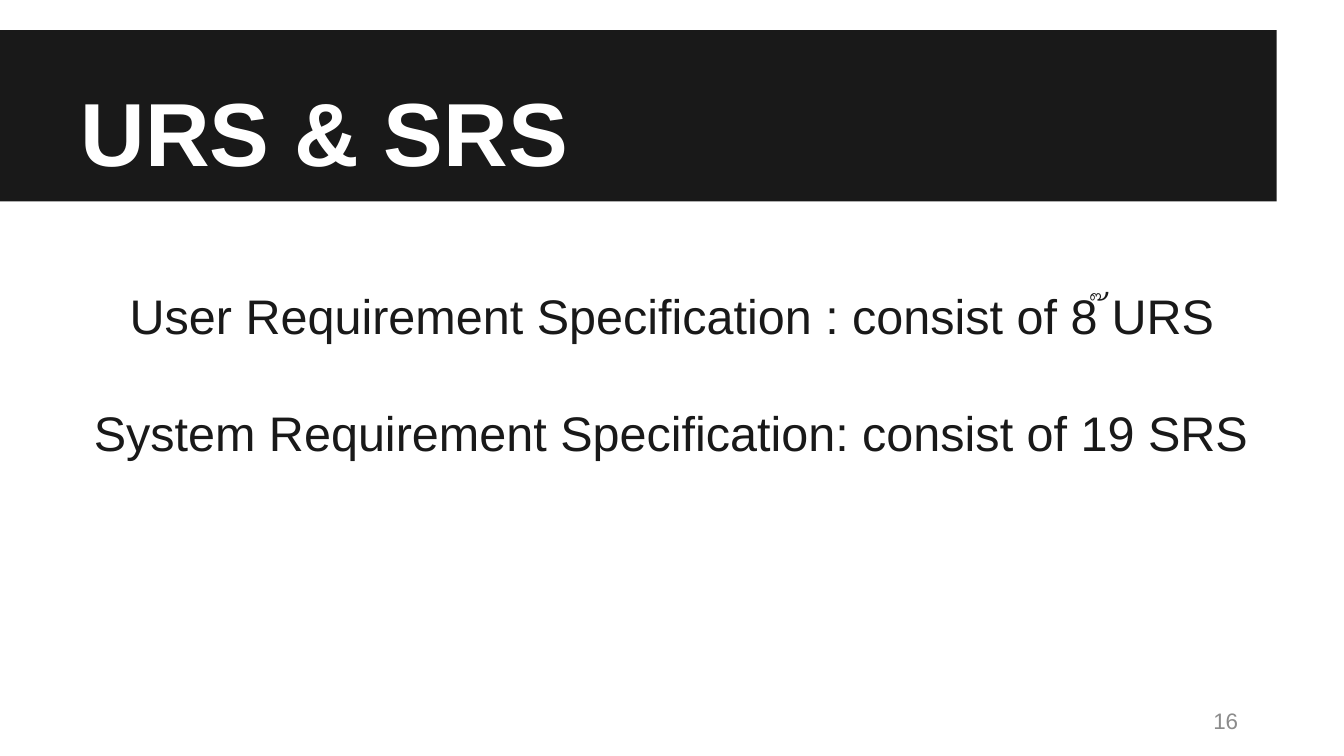
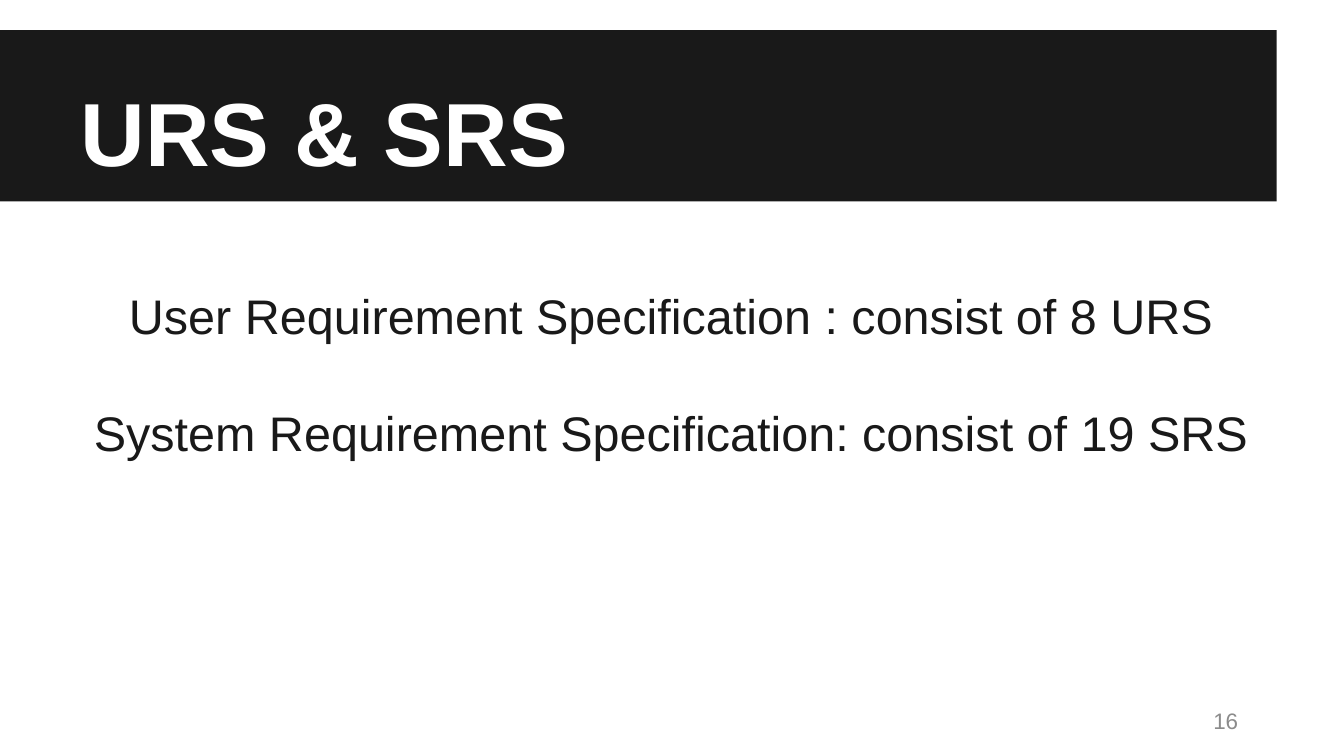
Before and after one commit to Putchakarn/Senior-Project, a slide deck: slide 17 of Presentation/EIOM-Progress1Presentation-V.1.0.pptx. Drawn at 1344x756 pixels with LibreOffice and Linux fonts; fonts in the diff are those of the drawing. Boxes give left, top, right and bottom in pixels: in the first picture for what was removed or moved away, otherwise in the second. Text is boxed around its words. In the diff, an @@ line names an element or a change of style, - is before the commit and + after.

Commit message:
Presentation Progress1 Last V.

```diff
--- a/Presentation/EIOM-Progress1Presentation-V.1.0.pptx
+++ b/Presentation/EIOM-Progress1Presentation-V.1.0.pptx
@@ text at [129, 299, 1212, 344]: text changed @@
-User Requirement Specification : consist of 8 ๊URS
+User Requirement Specification : consist of 8 URS
```
Also in this commit, not shown: 1 other slide changed, 1 slide added.
